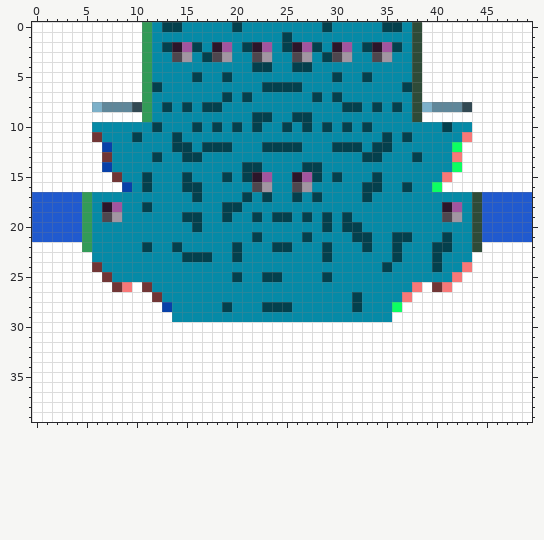
Two states of a pixel-art sprite, map/level1/levelDonjonb.png. The first picture shows the starting point.
The file is 50x40 pixels.
New version:
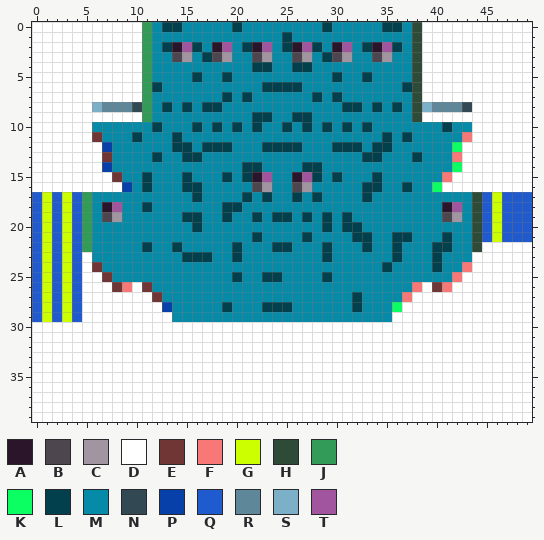
Palette (. is transparent): A #2b152a  B #4e464e  C #a295a2  D #ffffff  E #703535  F #f87878  G #ccff00  H #2e4b38  J #329b57  K #0cff62  L #03404d  M #058aa7  N #324953  P #0740a9  Q #205acf  R #5f879a  S #7cb0c9  T #a2559f
The edit:
{"y":17,"x":1,"old":"Q","new":"G"}
{"y":17,"x":3,"old":"Q","new":"G"}
{"y":17,"x":46,"old":"Q","new":"G"}
{"y":18,"x":1,"old":"Q","new":"G"}
{"y":18,"x":3,"old":"Q","new":"G"}
{"y":18,"x":46,"old":"Q","new":"G"}
{"y":19,"x":1,"old":"Q","new":"G"}
{"y":19,"x":3,"old":"Q","new":"G"}
{"y":19,"x":46,"old":"Q","new":"G"}
{"y":20,"x":1,"old":"Q","new":"G"}
{"y":20,"x":3,"old":"Q","new":"G"}
{"y":20,"x":46,"old":"Q","new":"G"}
{"y":21,"x":1,"old":"Q","new":"G"}
{"y":21,"x":3,"old":"Q","new":"G"}
{"y":21,"x":46,"old":"Q","new":"G"}
{"y":22,"x":0,"old":"DDDDD","new":"QGQGQ"}
{"y":23,"x":0,"old":"DDDDD","new":"QGQGQ"}
{"y":24,"x":0,"old":"DDDDD","new":"QGQGQ"}
{"y":25,"x":0,"old":"DDDDD","new":"QGQGQ"}
{"y":26,"x":0,"old":"DDDDD","new":"QGQGQ"}
{"y":27,"x":0,"old":"DDDDD","new":"QGQGQ"}
{"y":28,"x":0,"old":"DDDDD","new":"QGQGQ"}
{"y":29,"x":0,"old":"DDDDD","new":"QGQGQ"}
{"label":"changed","picture_box":[32,192,82,322]}
{"label":"changed","picture_box":[492,192,502,242]}
